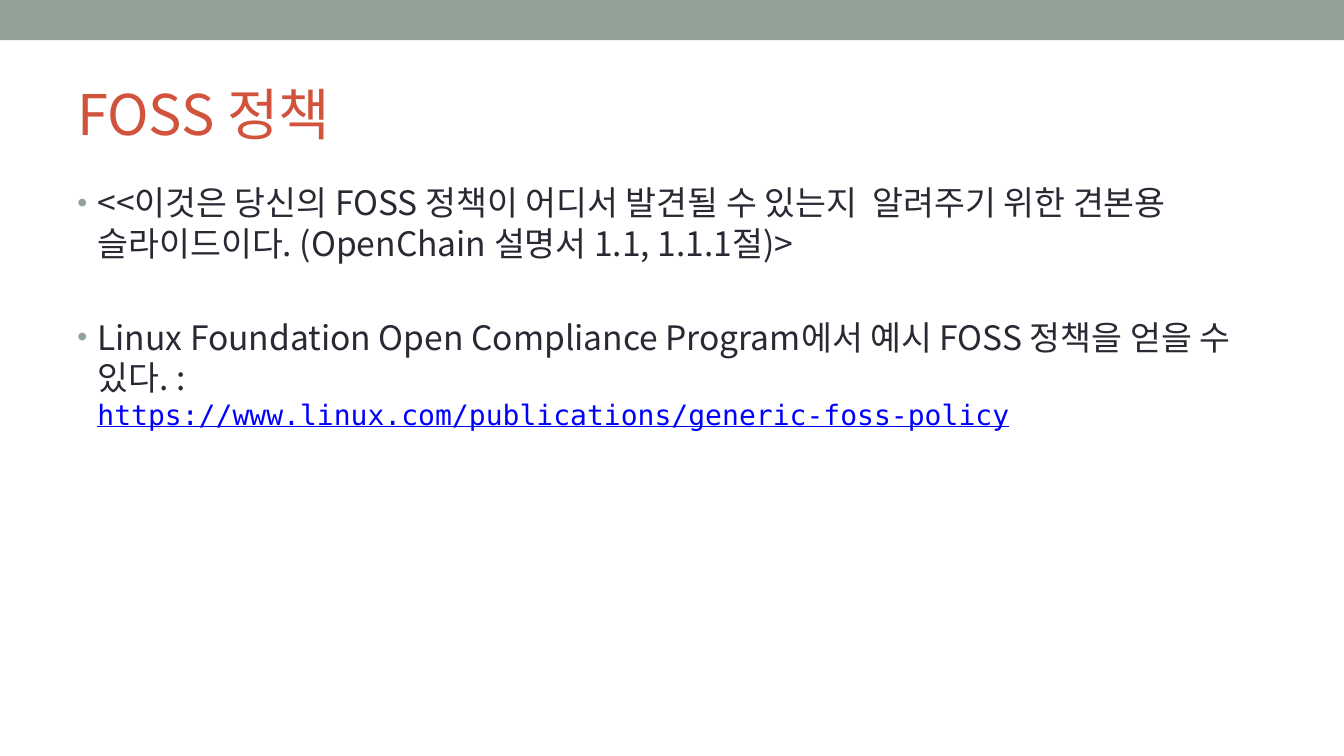
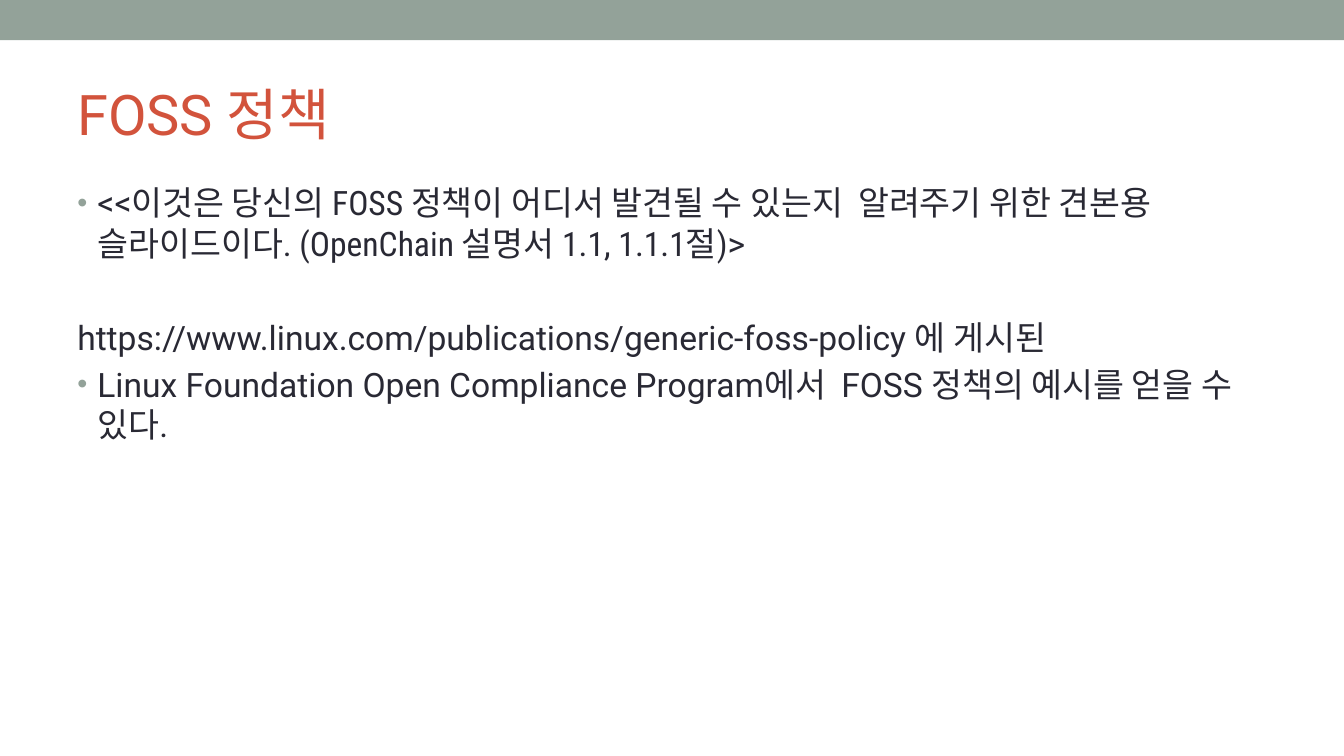
Before and after one commit to OpenChain-KWG/Curriculum-Translation-KR, a slide deck: slide 4 of target/slides/openchain-curriculum-for-1-1.pptx. Drawn at 1344x756 pixels with LibreOffice and Linux fonts; fonts in the diff are those of the drawing; background and template pictures are left out. Boxes give left, top, right and bottom in pixels: in the first picture for what was removed or moved away, otherwise in the second. Text is boxed around its words. In the diff, an @@ line names an element or a change of style, - is before the commit and + after.

```diff
--- a/target/slides/openchain-curriculum-for-1-1.pptx
+++ b/target/slides/openchain-curriculum-for-1-1.pptx
@@ title "FOSS 정책" at [77, 88, 330, 140]: font Noto Sans CJK KR to Roboto @@
@@ text at [97, 187, 1152, 264]: font Noto Sans CJK KR to Roboto in "<<이것은 1.1.1절)>"; font Noto Sans CJK KR to Roboto Condensed in "<<이것은 당신의 FOSS 정책이 어디서 발견될 수 ..." @@
@@ text at [77, 322, 1232, 440]: text changed; font Noto Sans CJK KR to Roboto @@
-• Linux Foundation Open Compliance Program에서 예시 FOSS 정책을 얻을 수 있다. :
-  https://www.linux.com/publications/generic-foss-policy
+• https://www.linux.com/publications/generic-foss-policy 에 게시된
+  Linux Foundation Open Compliance Program에서 FOSS 정책의 예시를 얻을 수 있다.
```
Also in this commit, not shown: 82 other slides changed, 3 other files.
